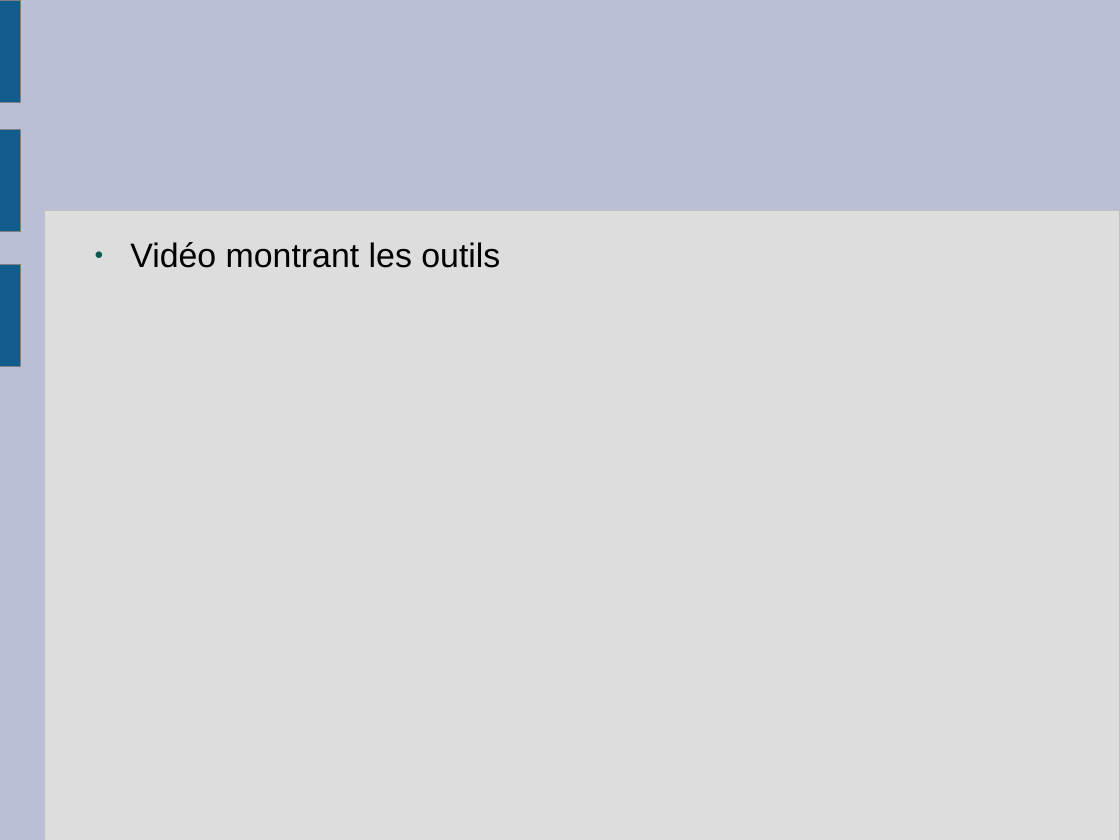
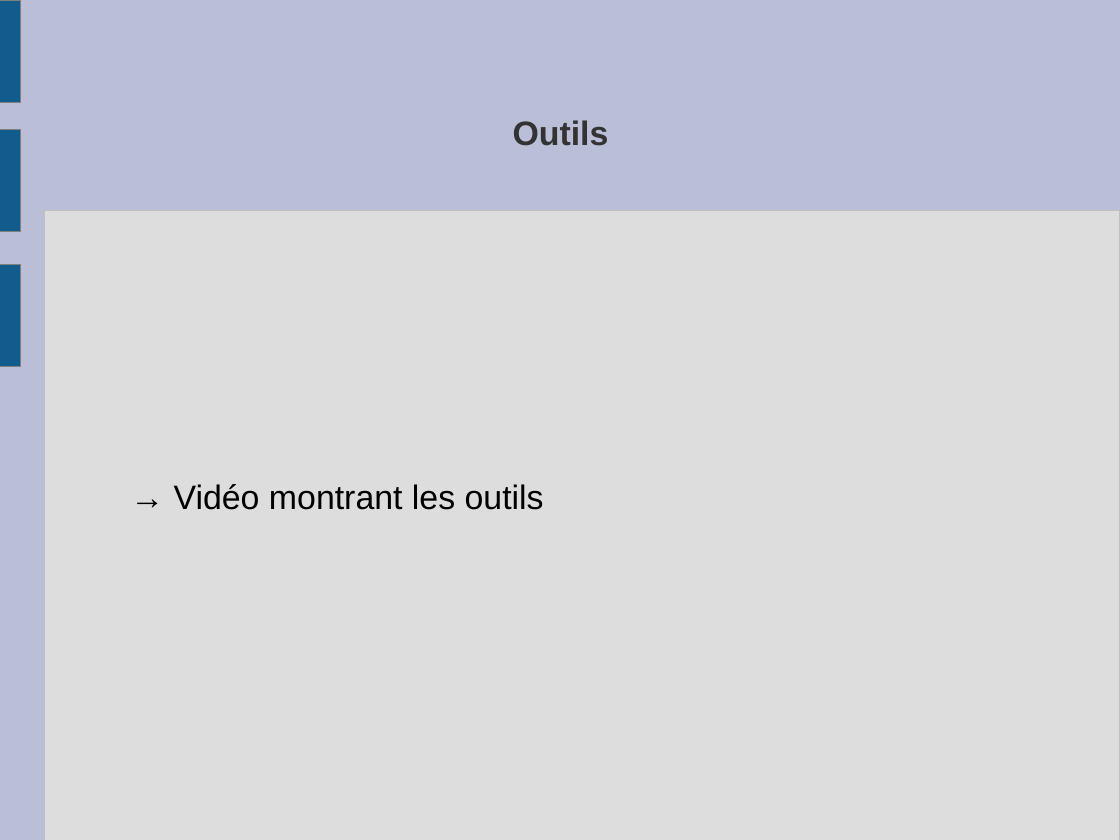
Before and after one commit to slvrgauthier/OpenSculpt, a slide deck: slide 19 of Documentation/Soutenance.odp. Drawn at 1120x840 pixels with LibreOffice and Linux fonts; fonts in the diff are those of the drawing. Boxes give left, top, right and bottom in pixels: in the first picture for what was removed or moved away, otherwise in the second. Text is boxed around its words. In the diff, an @@ line names an element or a change of style, - is before the commit and + after.

```diff
--- a/Documentation/Soutenance.odp
+++ b/Documentation/Soutenance.odp
@@ title added at (513, 120, 609, 146), 24 pt, text #333333, bold @@
+Outils
@@ text at (174, 484, 544, 510): text changed @@
-● Vidéo montrant les outils
+→ Vidéo montrant les outils
```
Also in this commit, not shown: 3 other slides changed, 1 other file.
